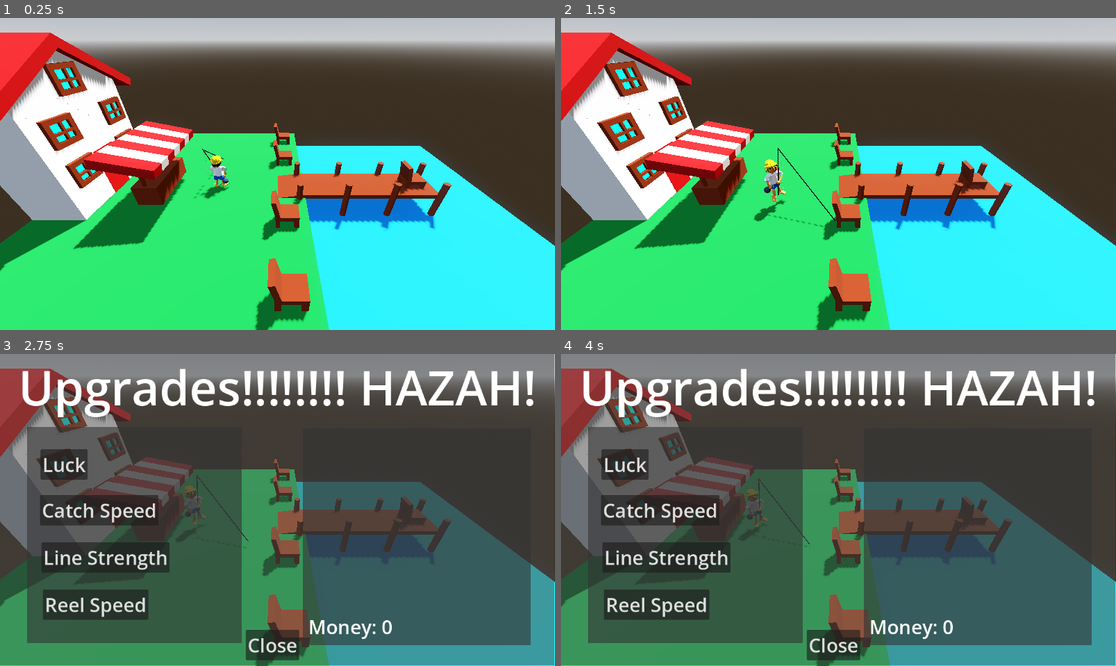
Above: before the commit, frames 1-4 (two rows, left to right).
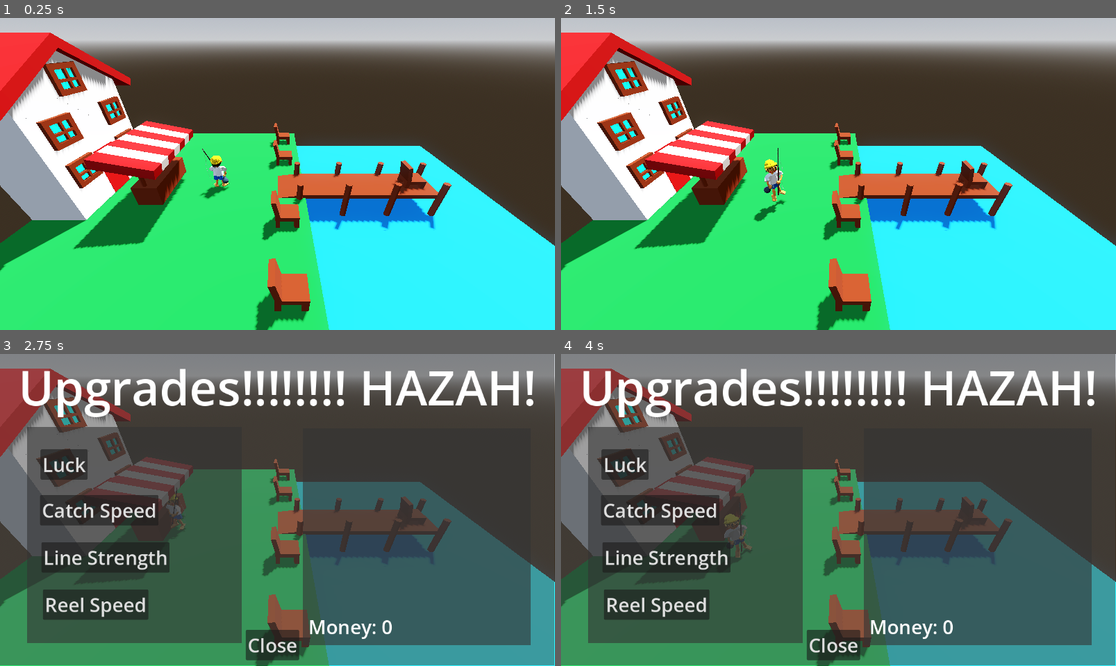
Above: after the commit, the same moments.

Repository: SearedBacon/Fishing-Boi
Game: Godot game, scene res://scenes/level_1.tscn
Same seed, same stepped clock (60 frames per second), same inputs: the game is played once before the commit and once after it.
Inputs (mouse positions are in pixels of both pictures, inside the frame that each line leads up to):
- Up to frame 1 (0.25 s): no input
- Up to frame 2 (1.5 s): tap Enter (ui_accept) at 0.5, 0.77, 0.8, 1.07, 1.35 s; move the mouse to (960, 158) at 0.52 s; hold D (move_right) 0.53-1.28 s; click (960, 158) at 0.6 s; move the mouse to (727, 189) at 1.27 s; hold S (move_down) from 1.28 s (still down)
- Up to frame 3 (2.75 s): tap Enter (ui_accept) at 1.52, 1.82, 2.3 s; click (166, 525) at 1.55 s; move the mouse to (333, 441) at 2.02 s; release S (move_down) at 2.03 s; hold D (move_right) from 2.03 s (still down); click (333, 441) at 2.1 s
- Up to frame 4 (4 s): move the mouse to (810, 572) at 2.77 s; release D (move_right) at 2.78 s; hold W (move_up) 2.78-3.53 s; click (810, 572) at 2.85 s; tap Enter (ui_accept) at 3.02, 3.32, 3.6, 3.77 s; move the mouse to (1005, 556) at 3.52 s; hold A (move_left) from 3.53 s (still down)

The runs differ from the first frame. In frame 1, less than 0.1% of the frame differs, in the area x 34-41%, y 42-58%; in frame 2, less than 0.1%; in frame 3, 0.4%; in frame 4, 0.5%, in the area x 29-45%, y 39-68%.

Commit message:
added a new way to fish because the old way was getting too complicated

Diff:
--- a/scenes/fishing_chair.tscn
+++ b/scenes/fishing_chair.tscn
@@ -7,6 +7,8 @@
 
 [sub_resource type="BoxShape3D" id="BoxShape3D_0drhm"]
 size = Vector3(2.1326294, 3.085266, 0.84714603)
+
+[sub_resource type="StandardMaterial3D" id="StandardMaterial3D_bgc1o"]
 
 [node name="FishingChair" type="Node3D" unique_id=421038742]
 script = ExtResource("1_bgc1o")
@@ -47,4 +49,8 @@
 transform = Transform3D(1, 0, 0, 0, 1, 0, 0, 0, 1, -0.28829956, 2.9128428, 0.0037064552)
 shape = SubResource("BoxShape3D_0drhm")
 
+[node name="goto" type="CSGBox3D" parent="." unique_id=124637432]
+transform = Transform3D(1, 0, 0, 0, 1, 0, 0, 0, 1, 0, -0.699197, 0)
+material = SubResource("StandardMaterial3D_bgc1o")
+
 [connection signal="body_entered" from="SitDown" to="." method="_on_sit_down_body_entered"]
--- a/scenes/level_1.tscn
+++ b/scenes/level_1.tscn
@@ -73,6 +73,9 @@
 
 [sub_resource type="StandardMaterial3D" id="StandardMaterial3D_15mv3"]
 
+[sub_resource type="BoxShape3D" id="BoxShape3D_4nkto"]
+size = Vector3(11.697754, 10, 75)
+
 [node name="Level1" type="Node3D" unique_id=267723521]
 script = ExtResource("1_014kd")
 
@@ -273,6 +276,14 @@
 [node name="Shop" parent="." unique_id=1040199959 instance=ExtResource("2_bswci")]
 visible = false
 
+[node name="FishingArea" type="Area3D" parent="." unique_id=694540100]
+
+[node name="CollisionShape3D" type="CollisionShape3D" parent="FishingArea" unique_id=865481450]
+transform = Transform3D(1, 0, 0, 0, 1, 0, 0, 0, 1, -24.163801, 10.688971, 0)
+shape = SubResource("BoxShape3D_4nkto")
+
 [connection signal="area_entered" from="Area3D" to="." method="_on_area_3d_area_entered"]
 [connection signal="area_shape_entered" from="Area3D" to="." method="_on_area_3d_area_shape_entered"]
 [connection signal="body_entered" from="Area3D" to="." method="_on_area_3d_body_entered"]
+[connection signal="body_entered" from="FishingArea" to="." method="_on_fishing_area_body_entered"]
+[connection signal="body_exited" from="FishingArea" to="." method="_on_fishing_area_body_exited"]
--- a/scenes/player.tscn
+++ b/scenes/player.tscn
@@ -16,7 +16,7 @@
 material = SubResource("StandardMaterial3D_g2els")
 top_radius = 0.1
 bottom_radius = 0.1
-height = 20.0
+height = 30.0
 
 [node name="Player" type="CharacterBody3D" unique_id=1871690669]
 script = ExtResource("1_3vyb7")
@@ -30,13 +30,14 @@
 shape = SubResource("CapsuleShape3D_dqkch")
 
 [node name="FishingEffect" parent="." unique_id=1393462326 instance=ExtResource("2_g2els")]
-transform = Transform3D(1, 0, 0, 0, -4.371139e-08, 1, 0, -1, -4.371139e-08, 0, -9.689, -16)
+transform = Transform3D(1, 0, 0, 0, -4.371139e-08, 1, 0, -1, -4.371139e-08, -2.222138, -6.8039174, -22.283007)
 visible = false
 
 [node name="Line" type="MeshInstance3D" parent="." unique_id=200757340]
-transform = Transform3D(1, 0, 0, 0, 0.5885757, -0.8084421, 0, 0.8084421, 0.5885757, -2.3466098, 5.089778, -7.710042)
+transform = Transform3D(1, 0, 0, 0, 0.5885757, -0.8084421, 0, 0.8084421, 0.5885757, -2.3394675, 2.0906992, -11.826852)
+visible = false
 mesh = SubResource("CylinderMesh_qhqgy")
 
 [node name="Bobber" parent="." unique_id=1542369649 instance=ExtResource("3_qhqgy")]
-transform = Transform3D(1, 0, 0, 0, 1, 0, 0, 0, 1, 0, -8.289215, -16.126484)
+transform = Transform3D(1, 0, 0, 0, 1, 0, 0, 0, 1, -2.169382, -5.5067635, -22.315231)
 visible = false
--- a/scripts/fishing_chair.gd
+++ b/scripts/fishing_chair.gd
@@ -1,16 +1,16 @@
 extends Node3D
 
-@onready var seat: CSGBox3D = $Seat
+@onready var goto: CSGBox3D = $goto
 
 func _on_sit_down_body_entered(body: Node3D) -> void:
 	if body is Player:
-		body.global_position=seat.global_position
+		body.global_position=goto.global_position
 		body.rotation=Vector3(0,-190,0)
 		Globals.yes_turn=false
 		Globals.speed=0
 		Globals.can_fish=true
 
 func _physics_process(delta: float) -> void:
-	if Input.is_action_just_pressed("exit_chair"):
+	if Input.is_action_just_pressed("exit_chair") or Input.is_action_just_pressed("ui_accept"):
 		Globals.speed=15
 		Globals.yes_turn=true
--- a/scripts/level_1.gd
+++ b/scripts/level_1.gd
@@ -7,3 +7,13 @@
 		shop.visible=true
 		Globals.speed=0
 		Globals.yes_turn=false
+
+
+func _on_fishing_area_body_entered(body: Node3D) -> void:
+	if body is Player:
+		Globals.can_fish=true
+
+
+func _on_fishing_area_body_exited(body: Node3D) -> void:
+	if body is Player:
+		Globals.can_fish=false
--- a/scripts/player.gd
+++ b/scripts/player.gd
@@ -33,17 +33,18 @@
 		velocity.x = move_toward(velocity.x, 0, Globals.speed)
 		velocity.z = move_toward(velocity.z, 0, Globals.speed)
 
-	if Input.is_action_just_pressed("exit_chair"):
+	if Input.is_action_just_pressed("exit_chair") or Input.is_action_just_pressed("ui_accept"):
 		bobber.visible=false
 		line.visible=false
 		fishing_effect.visible=false
 
-	if Globals.catch==true and Input.is_action_just_pressed("FISH") and Globals.can_fish==true:
+	if Globals.catch==true and Input.is_action_just_pressed("FISH"):
 		Globals.money+=100
 		bobber.visible=false
 		line.visible=false
 		fishing_effect.visible=false
 		Globals.catch=false
+		Globals.can_fish=false
 
 	if Globals.can_fish==true and Input.is_action_just_pressed("FISH"):
 		bobber.visible=true
@@ -52,4 +53,6 @@
 		fishing_effect.visible=true
 		Globals.catch=true
 
+
+
 	move_and_slide()
